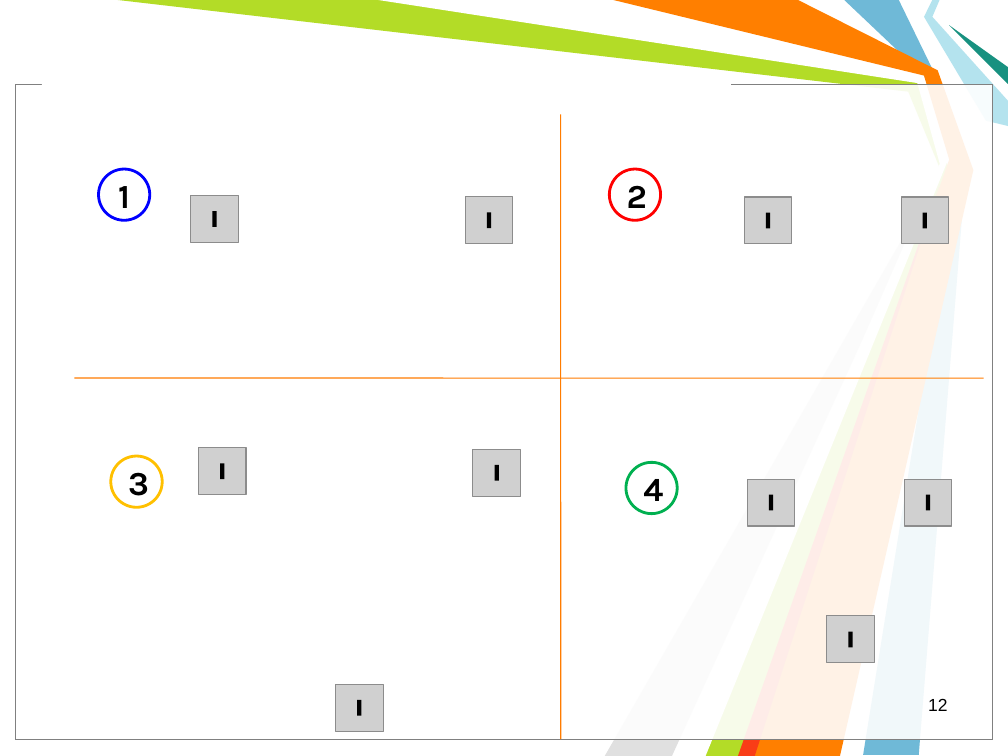
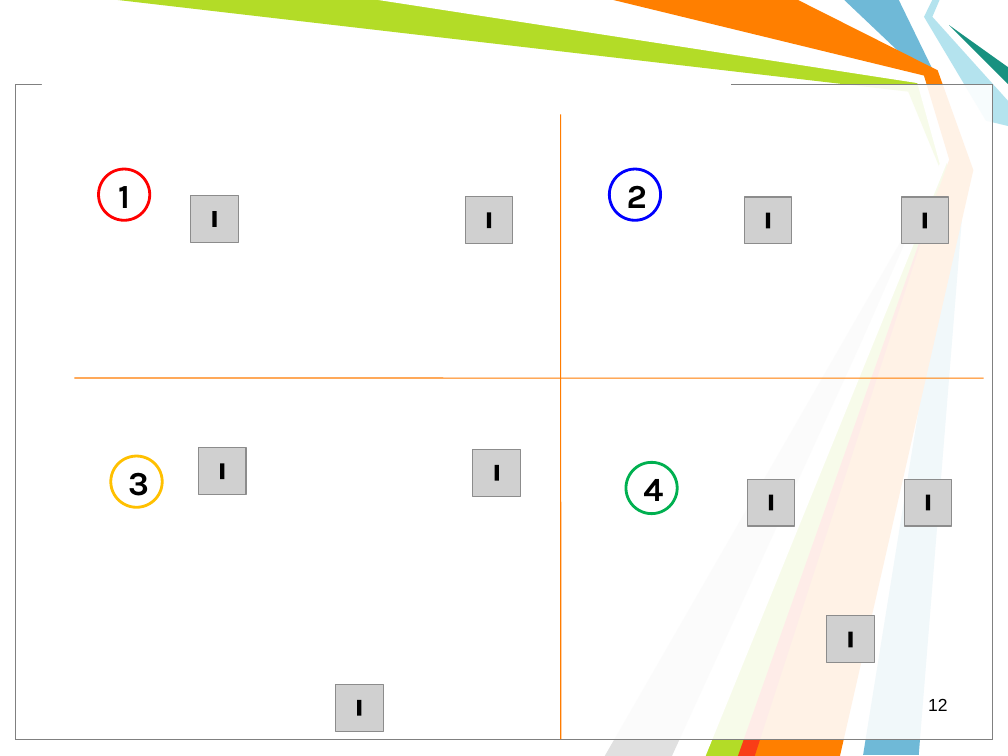
Before and after one commit to l432/NMK, a slide deck: slide 12 of Lecture/FIT/Less00.ppt. Drawn at 1008x756 pixels with LibreOffice and Linux fonts; fonts in the diff are those of the drawing; grey boxes stand for pictures; background and template pictures are left out. Boxes give left, top, right and bottom in pixels: in the first picture for what was removed or moved away, otherwise in the second. Text is boxed around its words. In the diff, an @@ line names an element or a change of style, - is before the commit and + after.

```diff
--- a/Lecture/FIT/Less00.ppt
+++ b/Lecture/FIT/Less00.ppt
@@ ellipse "1" at [99, 169, 150, 221]: outline #0000FF 2.01 pt to #FF0000 2.01 pt @@
@@ ellipse "2" at [610, 169, 661, 221]: outline #FF0000 2.01 pt to #0000FF 2.01 pt @@
```
Also in this commit, not shown: 1 other slide changed, 3 slides added, 9 other files.
